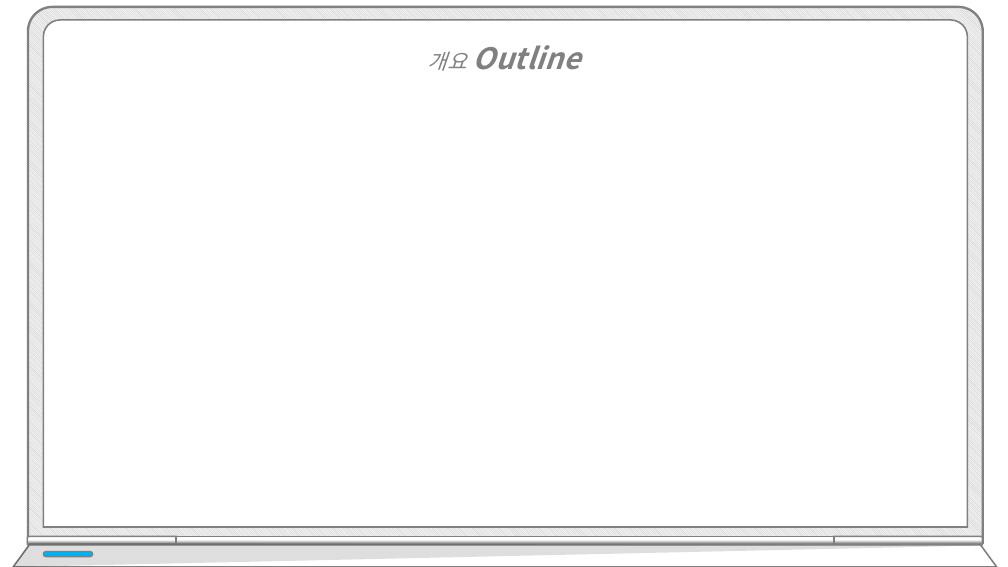
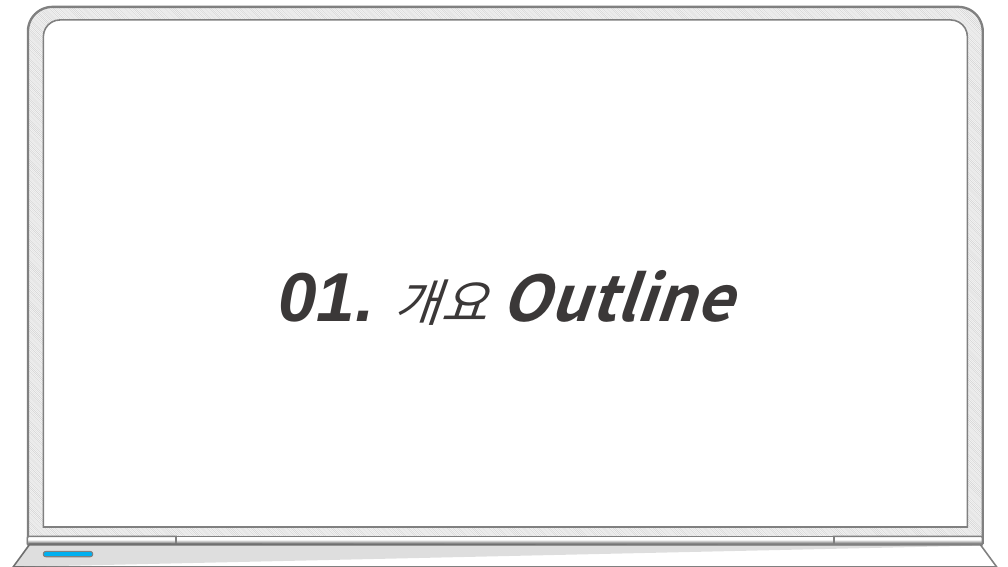
Before and after one commit to hhsw07/ezen-academy-projects, a slide deck: slide 3 of WebContent/발표/프로젝트5.pptx. Drawn at 1008x567 pixels with LibreOffice and Linux fonts; fonts in the diff are those of the drawing; background and template pictures are left out. Boxes give left, top, right and bottom in pixels: in the first picture for what was removed or moved away, otherwise in the second. Text is boxed around its words. In the diff, an @@ line names an element or a change of style, - is before the commit and + after.

```diff
--- a/WebContent/발표/프로젝트5.pptx
+++ b/WebContent/발표/프로젝트5.pptx
@@ text at [278, 270, 732, 325]: text changed; size 28 to 60 pt; text colour #808080 to #3B3838 @@
-개요 Outline
+01. 개요 Outline
```
Also in this commit, not shown: 6 slides added.
